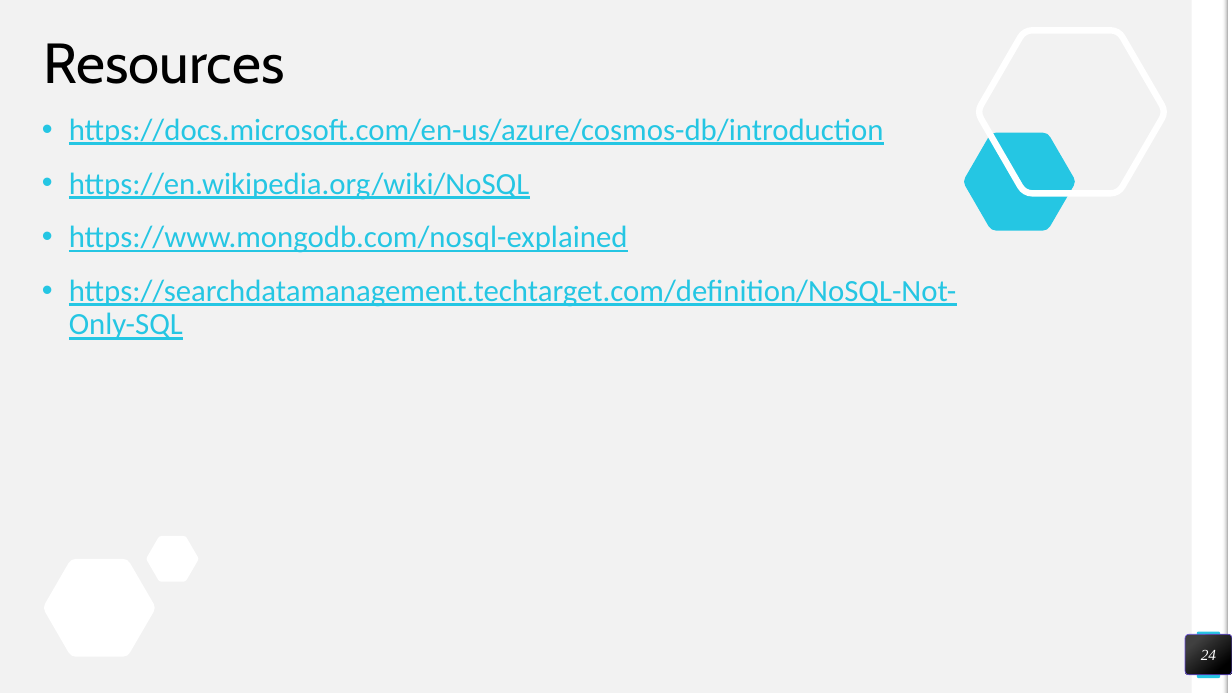
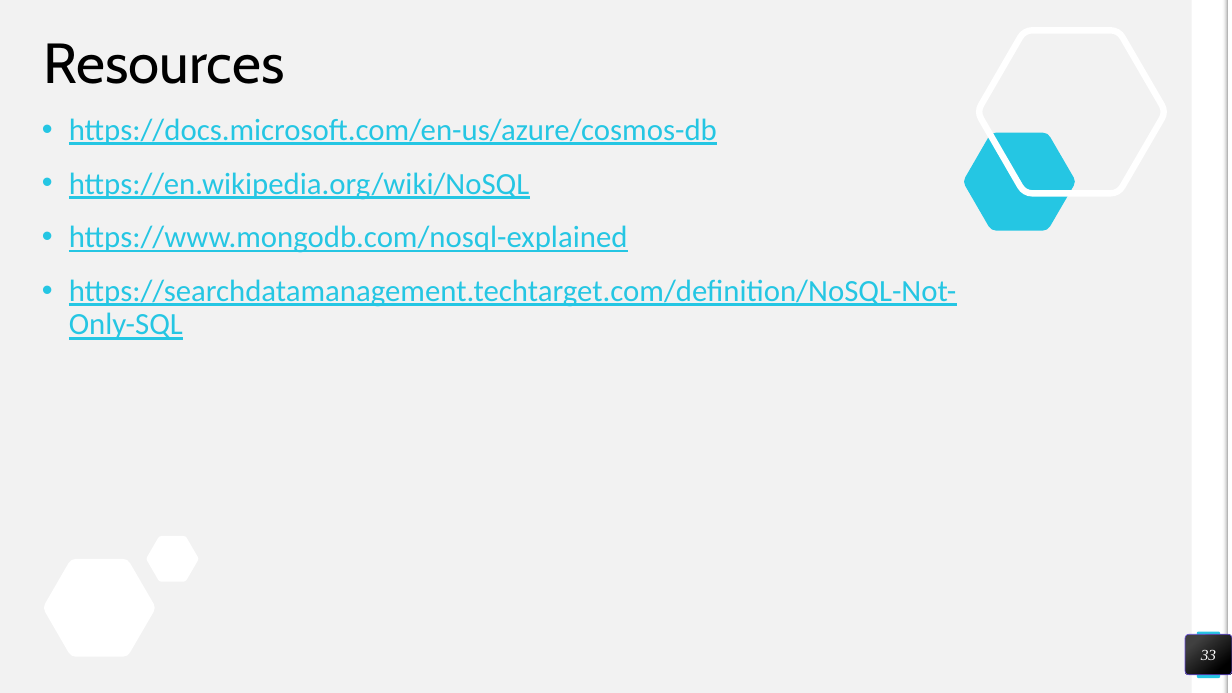
Before and after one commit to miroprocessor/azure-kuwait, a slide deck: slide 33 of 4- Intro to Azure Cosmos DB/Intro to Azure Cosmos DB.pptx (slide 24 before the commit). Drawn at 1232x693 pixels with LibreOffice and Linux fonts; fonts in the diff are those of the drawing. Boxes give left, top, right and bottom in pixels: in the first picture for what was removed or moved away, otherwise in the second. Text is boxed around its words. In the diff, an @@ line names an element or a change of style, - is before the commit and + after.

```diff
--- a/4- Intro to Azure Cosmos DB/Intro to Azure Cosmos DB.pptx
+++ b/4- Intro to Azure Cosmos DB/Intro to Azure Cosmos DB.pptx
@@ text at [69, 118, 717, 145]: text changed @@
-• https://docs.microsoft.com/en-us/azure/cosmos-db/introduction
+• https://docs.microsoft.com/en-us/azure/cosmos-db
@@ page number at [1201, 650, 1216, 660]: text changed @@
-24
+33
```
Also in this commit, not shown: 1 other slide changed, 9 slides added, 2 other files.
